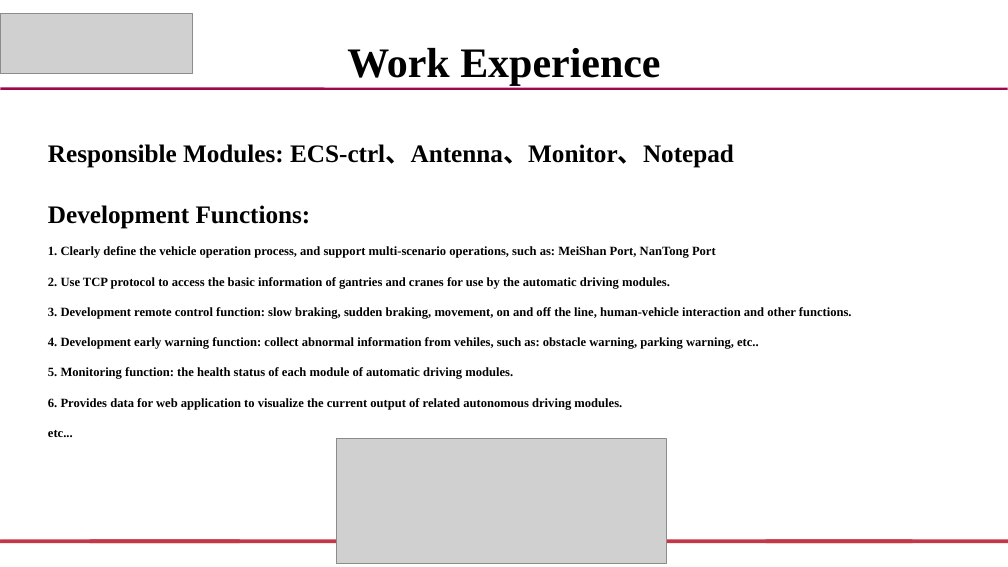
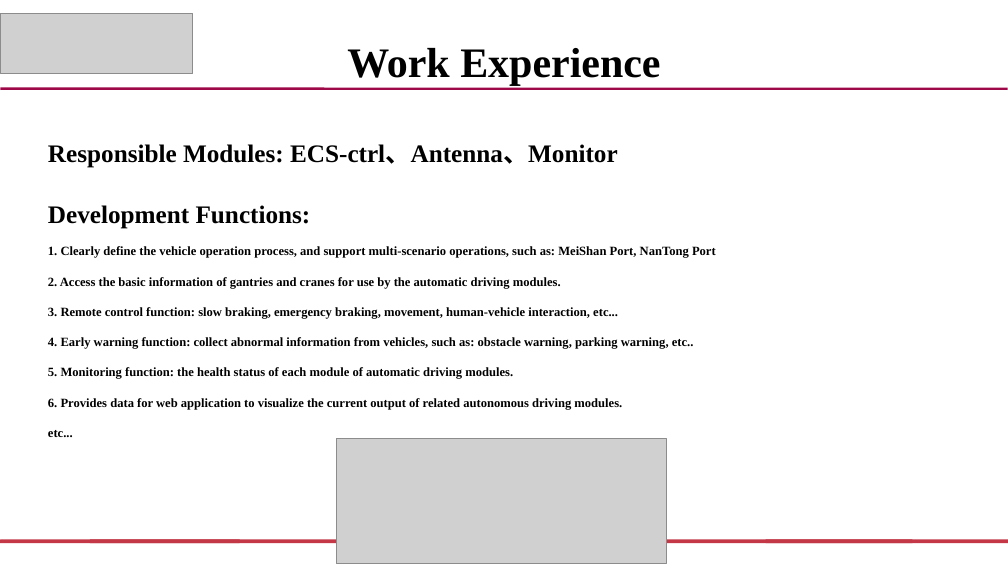
Before and after one commit to duanduanhh/CS, a slide deck: slide 6 of interview/PersonalIntroduction.pptx (slide 5 before the commit). Drawn at 1008x567 pixels with LibreOffice and Linux fonts; fonts in the diff are those of the drawing; grey boxes stand for pictures. Boxes give left, top, right and bottom in pixels: in the first picture for what was removed or moved away, otherwise in the second. Text is boxed around its words. In the diff, an @@ line names an element or a change of style, - is before the commit and + after.

Commit message:
feat: update ppt

```diff
--- a/interview/PersonalIntroduction.pptx
+++ b/interview/PersonalIntroduction.pptx
@@ text at (x1=48, y1=144, x2=618, y2=168): text changed @@
-Responsible Modules: ECS-ctrl、Antenna、Monitor、Notepad
+Responsible Modules: ECS-ctrl、Antenna、Monitor
@@ text at (x1=48, y1=277, x2=694, y2=349): text changed @@
-2. Use TCP protocol to access the basic information of gantries and cranes for use by the automatic driving modules.
-3. Development remote control function: slow braking, sudden braking, movement, on and off the line, human-vehicle interaction and other functions.
-4. Development early warning function: collect abnormal information from vehiles, such as: obstacle warning, parking warning, etc..
+2. Access the basic information of gantries and cranes for use by the automatic driving modules.
+3. Remote control function: slow braking, emergency braking, movement, human-vehicle interaction, etc...
+4. Early warning function: collect abnormal information from vehicles, such as: obstacle warning, parking warning, etc..
```
Also in this commit, not shown: 4 other slides changed, 1 slide added, 1 slide removed, 3 other files.
